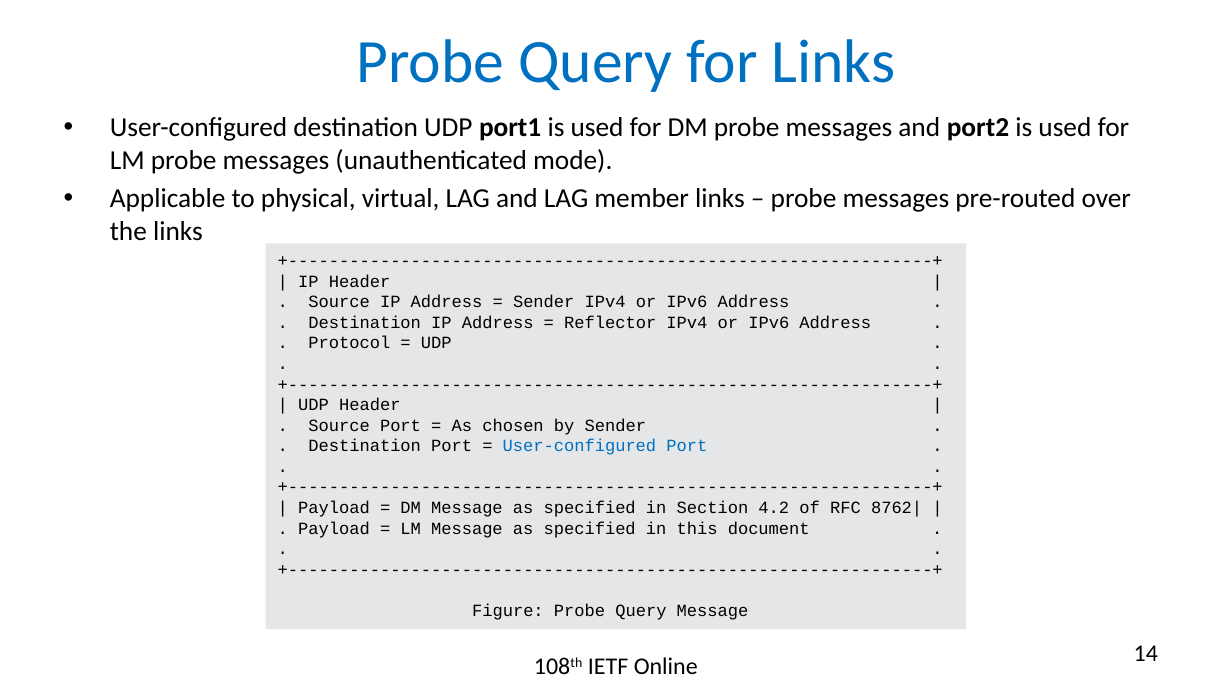
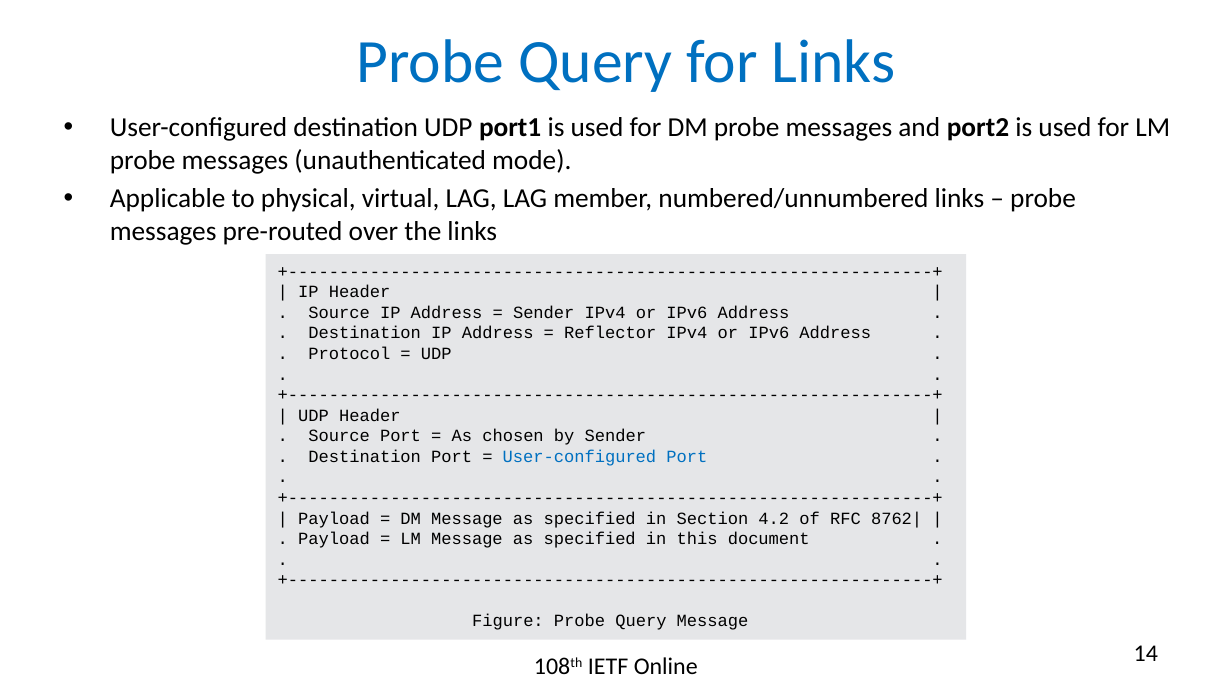
Before and after one commit to rakgandhi/ietf-slides, a slide deck: slide 14 of draft-gandhi-spring-stamp-srpm-02.pptx. Drawn at 1232x693 pixels with LibreOffice and Linux fonts; fonts in the diff are those of the drawing. Boxes give left, top, right and bottom in pixels: in the first picture for what was removed or moved away, otherwise in the second. Text is boxed around its words. In the diff, an @@ line names an element or a change of style, - is before the commit and + after.

```diff
--- a/draft-gandhi-spring-stamp-srpm-02.pptx
+++ b/draft-gandhi-spring-stamp-srpm-02.pptx
@@ text at bbox=[110, 188, 1076, 245]: text changed @@
-• Applicable to physical, virtual, LAG and LAG member links – probe messages pre-routed over the links
+• Applicable to physical, virtual, LAG, LAG member, numbered/unnumbered links – probe messages pre-routed over the links
@@ rectangle "+----------------------------------------------------------- ...": place and size @@
-rectangle "+----------------------------------------------------------- ..." at bbox=[266, 244, 967, 630]
+rectangle "+----------------------------------------------------------- ..." at bbox=[266, 254, 967, 639]
```
Also in this commit, not shown: 1 other file.
